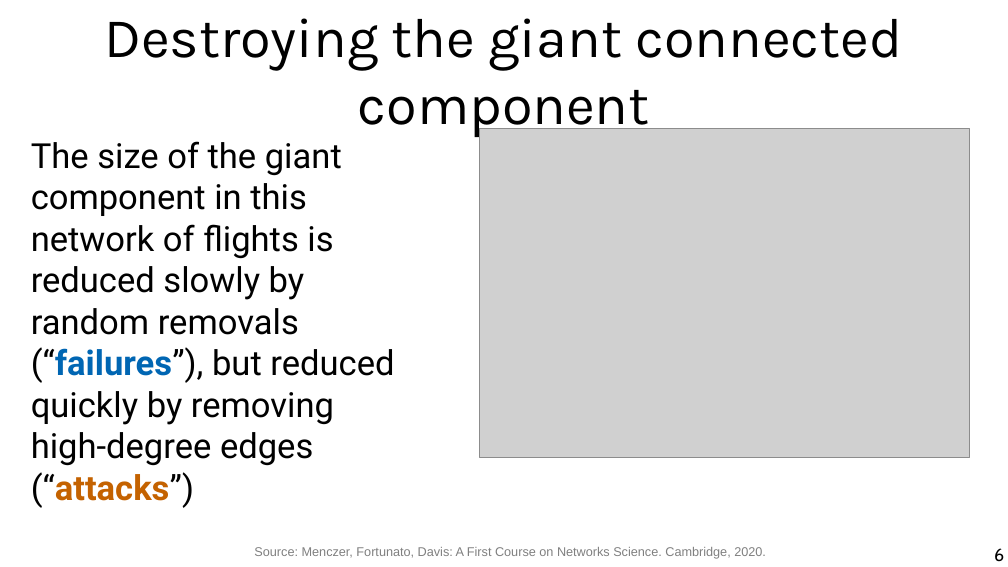
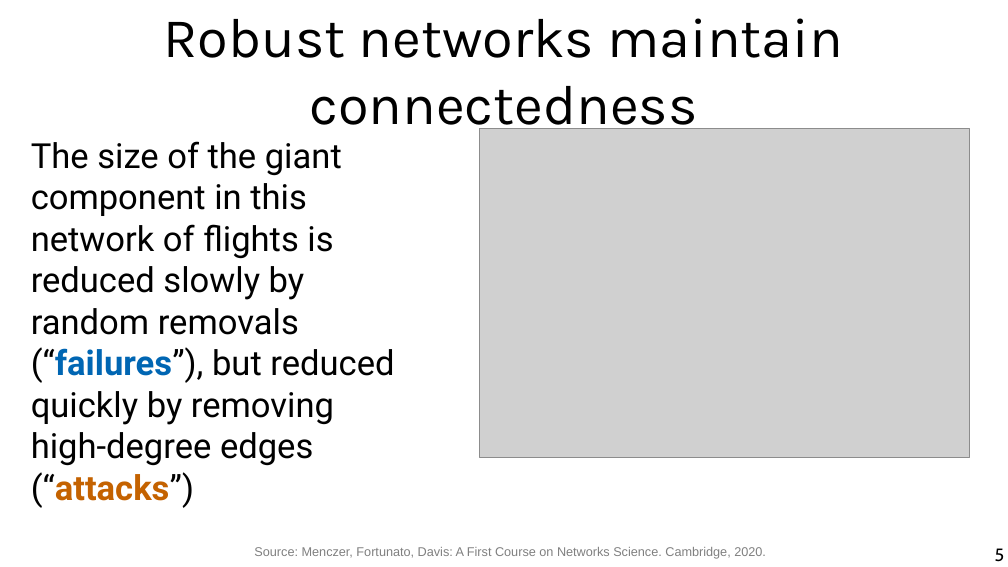
Before and after one commit to chatox/networks-science-course, a slide deck: slide 5 of theory/odp/tt19-k_cores.odp (slide 6 before the commit). Drawn at 1008x567 pixels with LibreOffice and Linux fonts; fonts in the diff are those of the drawing; grey boxes stand for pictures. Boxes give left, top, right and bottom in pixels: in the first picture for what was removed or moved away, otherwise in the second. Text is boxed around its words. In the diff, an @@ line names an element or a change of style, - is before the commit and + after.

```diff
--- a/theory/odp/tt19-k_cores.odp
+++ b/theory/odp/tt19-k_cores.odp
@@ title at box(164, 18, 843, 138): text changed @@
-Destroying the giant connected component
+Robust networks maintain connectedness
@@ page number at box(995, 548, 1005, 562): text changed @@
-6
+5
```
Also in this commit, not shown: 3 other slides changed, 11 other files.
